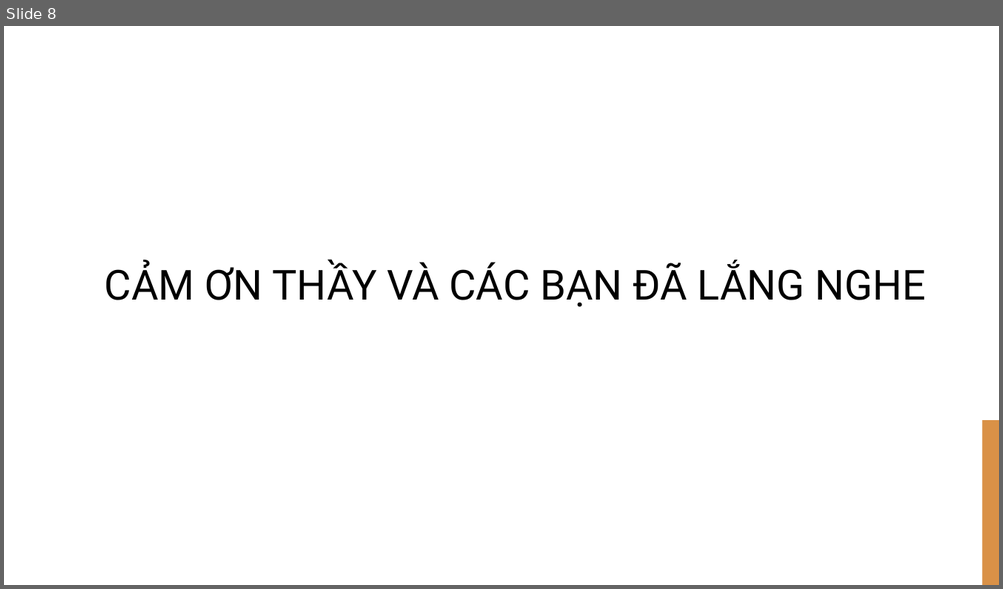
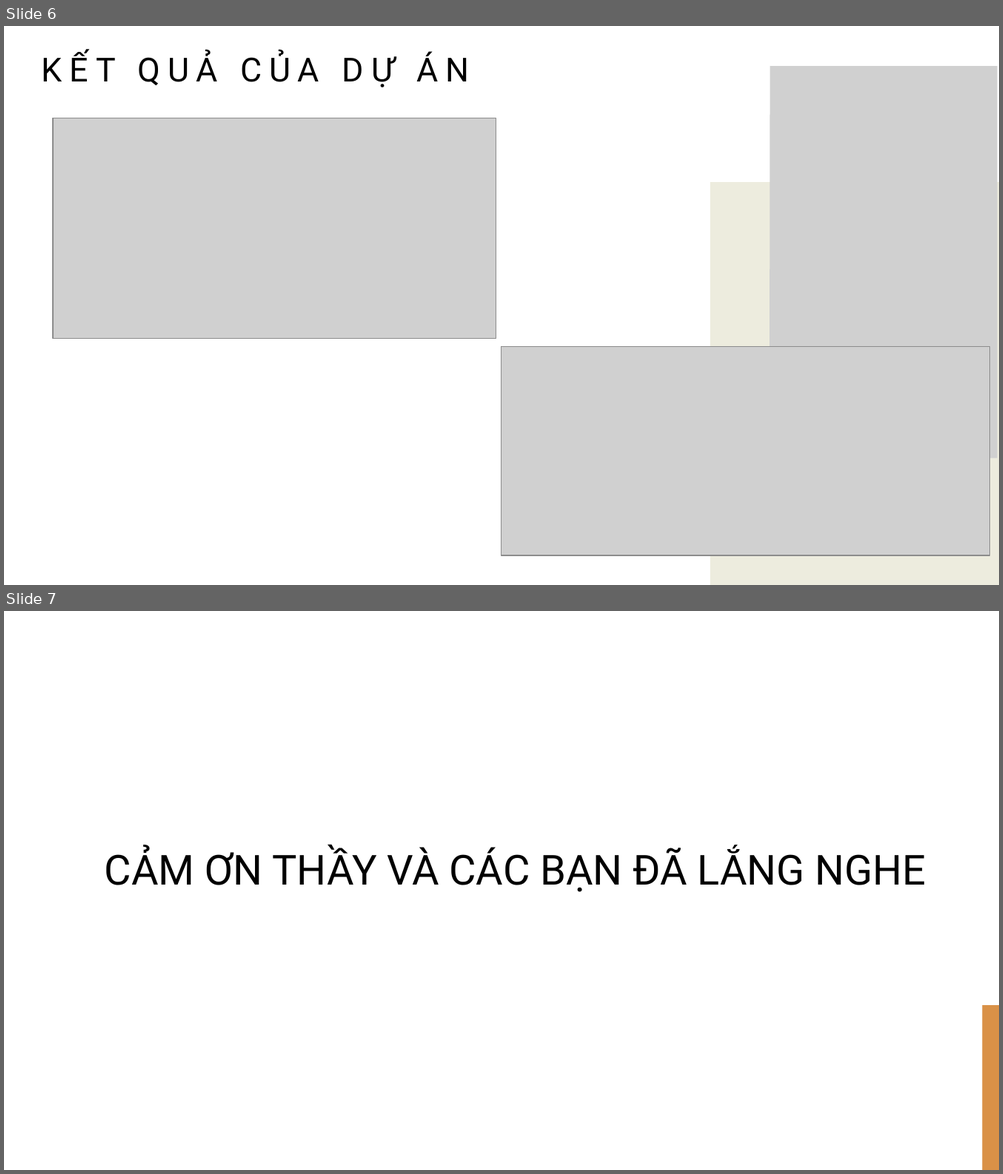
Before and after one commit to HoangVu411/241_BTL_LTNC_TRUONGHOANGVU, a slide deck: 241_BTL_LTNC_TRUONGHOANGVU.pptx. Shown one above the other, each under a label of ours: slide 8 before the commit, slides 6 and 7 after it. The pictures are 1003x589 and 1003x1174 pixels, drawn with LibreOffice and Linux fonts; fonts in the diff are those of the drawing; grey boxes stand for pictures; background and template pictures are left out. Boxes give left, top, right and bottom in pixels: in the first picture for what was removed or moved away, otherwise in the second. Text is boxed around its words. In the diff, an @@ line names an element or a change of style, - is before the commit and + after.

```diff
--- a/241_BTL_LTNC_TRUONGHOANGVU.pptx
+++ b/241_BTL_LTNC_TRUONGHOANGVU.pptx
@@ slide 6 added at bbox=[4, 26, 999, 585], background #FFFFFF; not listed: 1 template element that a slide beside it also shows @@
@@ rectangle added at bbox=[4, 26, 999, 585], fill #FFFFFF @@
@@ title added at bbox=[42, 50, 469, 87], 32 pt, text #000000 @@
+KẾT QUẢ CỦA DỰ ÁN
@@ picture added at bbox=[769, 66, 996, 458] @@
@@ picture added at bbox=[54, 118, 495, 338] @@
@@ rectangle added at bbox=[710, 183, 999, 585], fill #EDECDE @@
@@ picture added at bbox=[502, 347, 990, 557] @@
@@ what was slide 8 is now slide 7 @@
```
Also in this commit, not shown: 3 slides changed, 2 other slides added, 4 slides removed, 23 other files.
